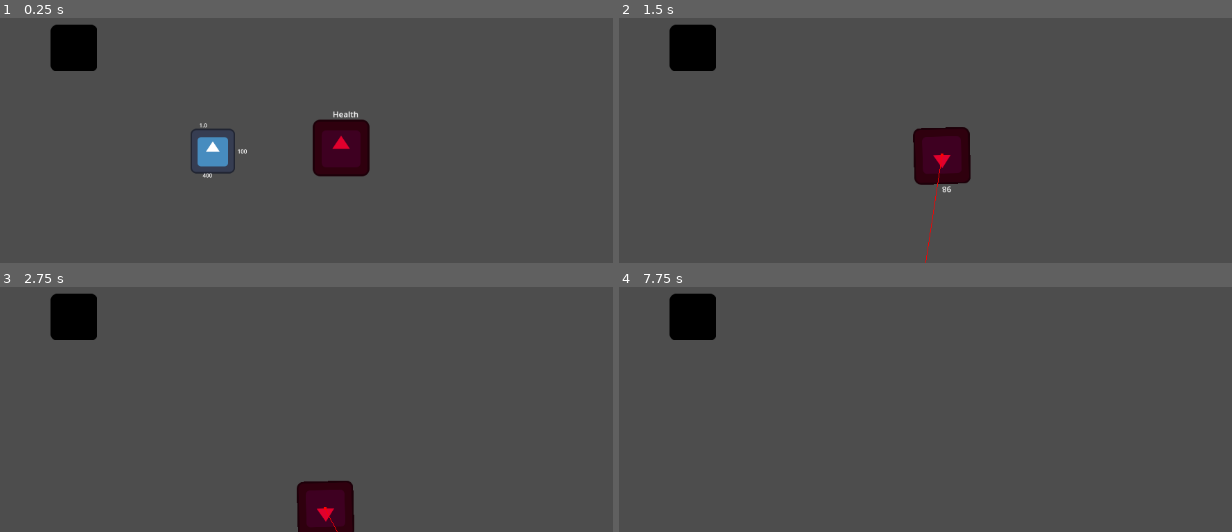
Above: before the commit, frames 1-4 (two rows, left to right).
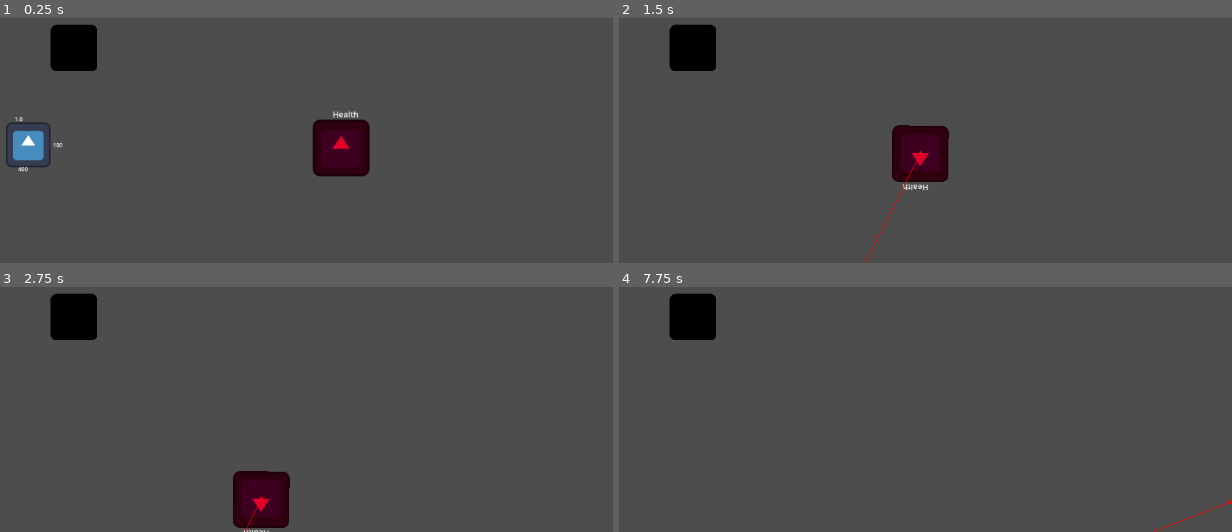
Above: after the commit, the same moments.

Repository: Mudasirh120/GMTK-2025-Submission
Game: Godot game, scene res://Scenes/main.tscn
The game is run twice, just before and just after one commit, with the same random seed, the same clock (stepped at 60 frames per second) and the same inputs. The engine's default icon, where the game draws it, is replaced by a stand-in: a white triangle on a blue panel in a dark square.
Inputs:
- Up to frame 1 (0.25 s): no input
- Up to frame 2 (1.5 s): tap Enter at 0.5 s; hold D (move_right) 0.53-1.28 s; hold J (Attack) 0.53-1.28 s; hold S (move_backward) from 1.28 s (still down); tap Space (dash) at 1.35 s
- Up to frame 3 (2.75 s): release S (move_backward) at 2.03 s; hold D (move_right) from 2.03 s (still down); hold Shift (run) from 2.03 s (still down)
- Up to frame 4 (7.75 s): release D (move_right) at 2.78 s; release Shift (run) at 2.78 s; hold W (move_forward) 2.78-3.53 s; tap Ctrl (sneak) at 2.85, 5.85 s; hold J (Attack) 3.53-4.28 s; hold A (move_left) 3.53-5.03 s; tap Space (dash) at 4.25, 4.35, 5.75, 7.25, 7.35 s; tap Enter at 5, 6.5 s; hold S (move_backward) 5.03-5.78 s; hold Shift (run) 5.03-5.78 s; hold D (move_right) 5.78-6.53 s; hold W (move_forward) 6.53-7.28 s; hold J (Attack) 6.53-7.28 s; hold D (move_right) from 7.28 s (still down)

The runs differ from the first frame. In frame 1, 1.8% of the frame differs, in the area x 0-41%, y 40-66%; in frame 2, 2.2%; in frame 3, 4.0%, in the area x 38-58%, y 75-100%; in frame 4, less than 0.1%.

Commit message:
hope this no fck

Diff:
--- a/Scenes/enemy.tscn
+++ b/Scenes/enemy.tscn
@@ -13,6 +13,7 @@
 radius = 105.262
 
 [node name="Enemy" type="CharacterBody2D"]
+motion_mode = 1
 script = ExtResource("1_1f0kj")
 
 [node name="Sprite2D" type="Sprite2D" parent="."]
@@ -51,7 +52,6 @@
 text = "Health"
 
 [node name="Follow" type="NavigationAgent2D" parent="."]
-path_postprocessing = 1
 debug_enabled = true
 
 [connection signal="body_entered" from="VisualDetect" to="." method="_on_visual_detect_body_entered"]
--- a/Scenes/main.tscn
+++ b/Scenes/main.tscn
@@ -5,24 +5,30 @@
 [ext_resource type="PackedScene" uid="uid://dd3ukmhyrk02n" path="res://Scenes/next_level.tscn" id="3_8gbba"]
 
 [sub_resource type="NavigationPolygon" id="NavigationPolygon_8gbba"]
-vertices = PackedVector2Array(2123.07, 1003.32, -414.391, 1085.65, -326.547, -450.063, 2133.92, -466.93)
-polygons = Array[PackedInt32Array]([PackedInt32Array(0, 1, 2, 3)])
-outlines = Array[PackedVector2Array]([PackedVector2Array(-336, -460, 2144, -477, 2133, 1013, -425, 1096)])
+vertices = PackedVector2Array(-320.063, -445.977, 2287.18, 165.344, 683.492, 785.023, 548.922, 869.641, 306.602, 1223.49)
+polygons = Array[PackedInt32Array]([PackedInt32Array(0, 1, 2), PackedInt32Array(3, 4, 0), PackedInt32Array(0, 2, 3)])
+outlines = Array[PackedVector2Array]([PackedVector2Array(-336, -460, 2321, 163, 688, 794, 556, 877, 304, 1245)])
 
 [node name="NavigationRegion2D" type="NavigationRegion2D"]
 navigation_polygon = SubResource("NavigationPolygon_8gbba")
+use_edge_connections = false
 
 [node name="Main" type="Node2D" parent="."]
 
 [node name="Player" parent="Main" instance=ExtResource("1_jjgbg")]
-position = Vector2(576, 487)
+position = Vector2(310, 478)
 scale = Vector2(0.501078, 0.501078)
 motion_mode = 1
 
 [node name="Enemy" parent="Main" instance=ExtResource("2_bo1nx")]
 position = Vector2(760, 482)
 scale = Vector2(0.63654, 0.63654)
-motion_mode = 1
 
 [node name="NextLevel" parent="Main" instance=ExtResource("3_8gbba")]
 position = Vector2(374, 335)
+
+[node name="NavigationObstacle2D" type="NavigationObstacle2D" parent="."]
+position = Vector2(374, 335)
+vertices = PackedVector2Array(91, -93, 98, 43, 99, 98, -95, 98, -112, 22, -100, -94)
+affect_navigation_mesh = true
+carve_navigation_mesh = true
--- a/Scenes/next_level.tscn
+++ b/Scenes/next_level.tscn
@@ -1,10 +1,13 @@
-[gd_scene load_steps=4 format=3 uid="uid://dd3ukmhyrk02n"]
+[gd_scene load_steps=5 format=3 uid="uid://dd3ukmhyrk02n"]
 
 [ext_resource type="Script" uid="uid://c357urnudtxhw" path="res://Scenes/next_level.gd" id="1_ycv7e"]
 [ext_resource type="Texture2D" uid="uid://cck1n4j8msmcf" path="res://icon.svg" id="2_7nenk"]
 
 [sub_resource type="CircleShape2D" id="CircleShape2D_gr0mm"]
 radius = 44.643
+
+[sub_resource type="RectangleShape2D" id="RectangleShape2D_ycv7e"]
+size = Vector2(196, 196)
 
 [node name="NextLevel" type="CharacterBody2D"]
 script = ExtResource("1_ycv7e")
@@ -20,4 +23,7 @@
 [node name="CollisionShape2D" type="CollisionShape2D" parent="Area2D"]
 shape = SubResource("CircleShape2D_gr0mm")
 
+[node name="CollisionShape2D" type="CollisionShape2D" parent="."]
+shape = SubResource("RectangleShape2D_ycv7e")
+
 [connection signal="body_entered" from="Area2D" to="." method="_on_area_2d_body_entered"]
--- a/Scenes/player.tscn
+++ b/Scenes/player.tscn
@@ -10,7 +10,7 @@
 radius = 93.2309
 
 [sub_resource type="CircleShape2D" id="CircleShape2D_vgqql"]
-radius = 396.376
+radius = 681.036
 
 [node name="Player" type="CharacterBody2D" groups=["Player"]]
 script = ExtResource("1_cvnsp")
